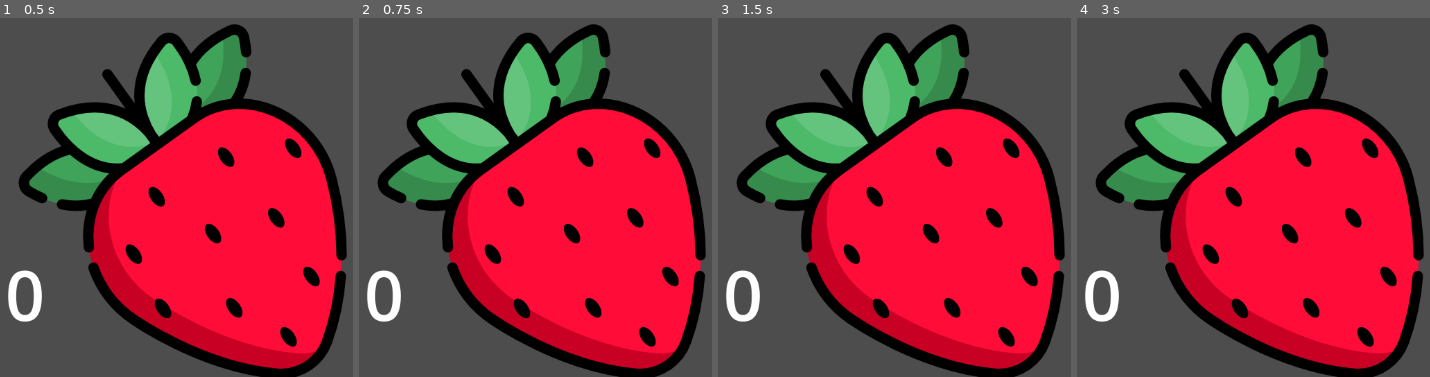
Above: before the commit, frames 1-4 (left to right).
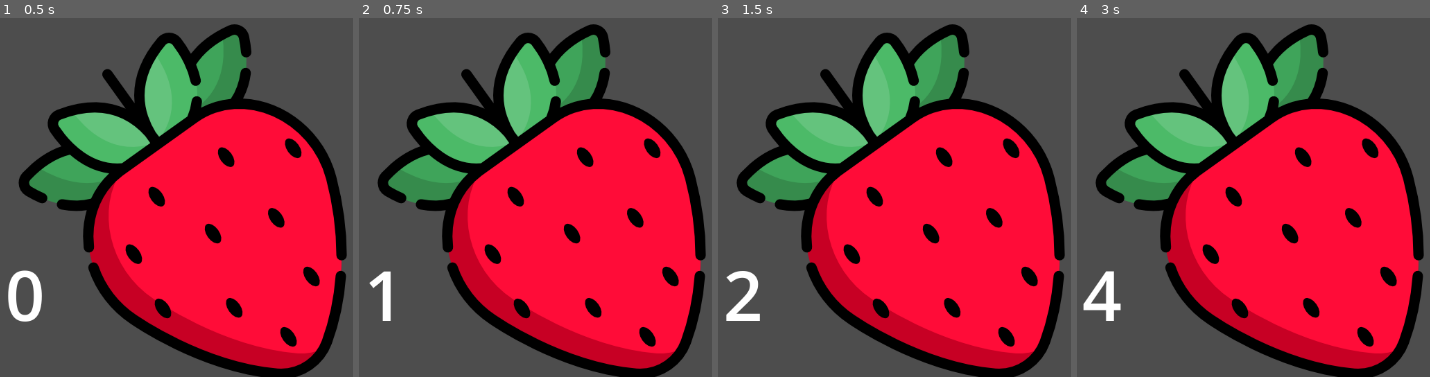
Above: after the commit, the same moments.

Repository: MaddiClark/Tax_Tycoon
Game: Godot game, scene res://Interface/Counter/Strawberry/strawberry_counter.tscn
Same seed, same stepped clock (60 frames per second), same inputs: the game is played once before the commit and once after it.
Inputs (mouse positions are in pixels of both pictures, inside the frame that each line leads up to):
- Up to frame 1 (0.5 s): no input
- Up to frame 2 (0.75 s): click (542, 201) at 0.5 s
- Up to frame 3 (1.5 s): click (901, 201) at 1.25 s
- Up to frame 4 (3 s): click (1260, 201) at 2 s; click (1260, 201) at 2.75 s

Frame 1 is identical in both runs. In frame 2, 0.9% of the frame differs, in the area x 2-12%, y 70-85%; in frame 3, 0.7%; in frame 4, 0.8%.

Commit message:
added clicking function

Diff:
--- /dev/null
+++ b/tax-tycoon/Interface/Counter/Strawberry/label.gd
@@ -0,0 +1,11 @@
+extends Label
+
+
+# Called when the node enters the scene tree for the first time.
+func _ready() -> void:
+	pass # Replace with function body.
+
+
+# Called every frame. 'delta' is the elapsed time since the previous frame.
+func _process(delta: float) -> void:
+	pass
--- a/tax-tycoon/Interface/Counter/Strawberry/strawberry_counter.tscn
+++ b/tax-tycoon/Interface/Counter/Strawberry/strawberry_counter.tscn
@@ -1,5 +1,38 @@
 [gd_scene format=3 uid="uid://dekv7me3jck0"]
 
-[ext_resource type="PackedScene" uid="uid://bqcmkfwmbcws0" path="res://Interface/Counter/counter.tscn" id="1_olc0c"]
+[ext_resource type="Texture2D" uid="uid://lk4bwm4jv2wq" path="res://Interface/Counter/Strawberry/Strawberry.png" id="1_p82t1"]
+[ext_resource type="Script" uid="uid://cwo080hlgt2eh" path="res://Interface/Counter/Strawberry/texture_button.gd" id="2_p82t1"]
 
-[node name="Node2D" unique_id=613081882 instance=ExtResource("1_olc0c")]
+[node name="Node2D" type="Node2D" unique_id=613081882]
+
+[node name="Counter" type="NinePatchRect" parent="." unique_id=1269404973]
+offset_left = 192.0
+offset_top = 139.0
+offset_right = 693.0
+offset_bottom = 597.0
+patch_margin_left = 8
+patch_margin_top = 8
+patch_margin_right = 8
+patch_margin_bottom = 8
+
+[node name="TextureButton" type="TextureButton" parent="Counter" unique_id=336032626]
+layout_mode = 0
+offset_right = 512.0
+offset_bottom = 512.0
+texture_normal = ExtResource("1_p82t1")
+script = ExtResource("2_p82t1")
+
+[node name="Label" type="Label" parent="Counter/TextureButton" unique_id=290496796]
+layout_mode = 1
+anchors_preset = 2
+anchor_top = 1.0
+anchor_bottom = 1.0
+offset_top = -191.0
+offset_right = 57.0
+offset_bottom = -54.0
+grow_vertical = 0
+theme_override_font_sizes/font_size = 100
+text = "0"
+metadata/_edit_use_anchors_ = true
+
+[connection signal="pressed" from="Counter/TextureButton" to="Counter/TextureButton" method="_on_pressed"]
--- /dev/null
+++ b/tax-tycoon/Interface/Counter/Strawberry/texture_button.gd
@@ -0,0 +1,17 @@
+extends TextureButton
+var count = 0
+
+# Called when the node enters the scene tree for the first time.
+func _ready() -> void:
+	pass # Replace with function body.
+
+
+# Called every frame. 'delta' is the elapsed time since the previous frame.
+func _process(delta: float) -> void:
+	pass
+
+
+
+func _on_pressed() -> void:
+	count += 1
+	get_node("Label").text = str(count)
Not shown, added: tax-tycoon/Interface/Counter/Strawberry/label.gd.uid
Not shown, added: tax-tycoon/Interface/Counter/Strawberry/texture_button.gd.uid
